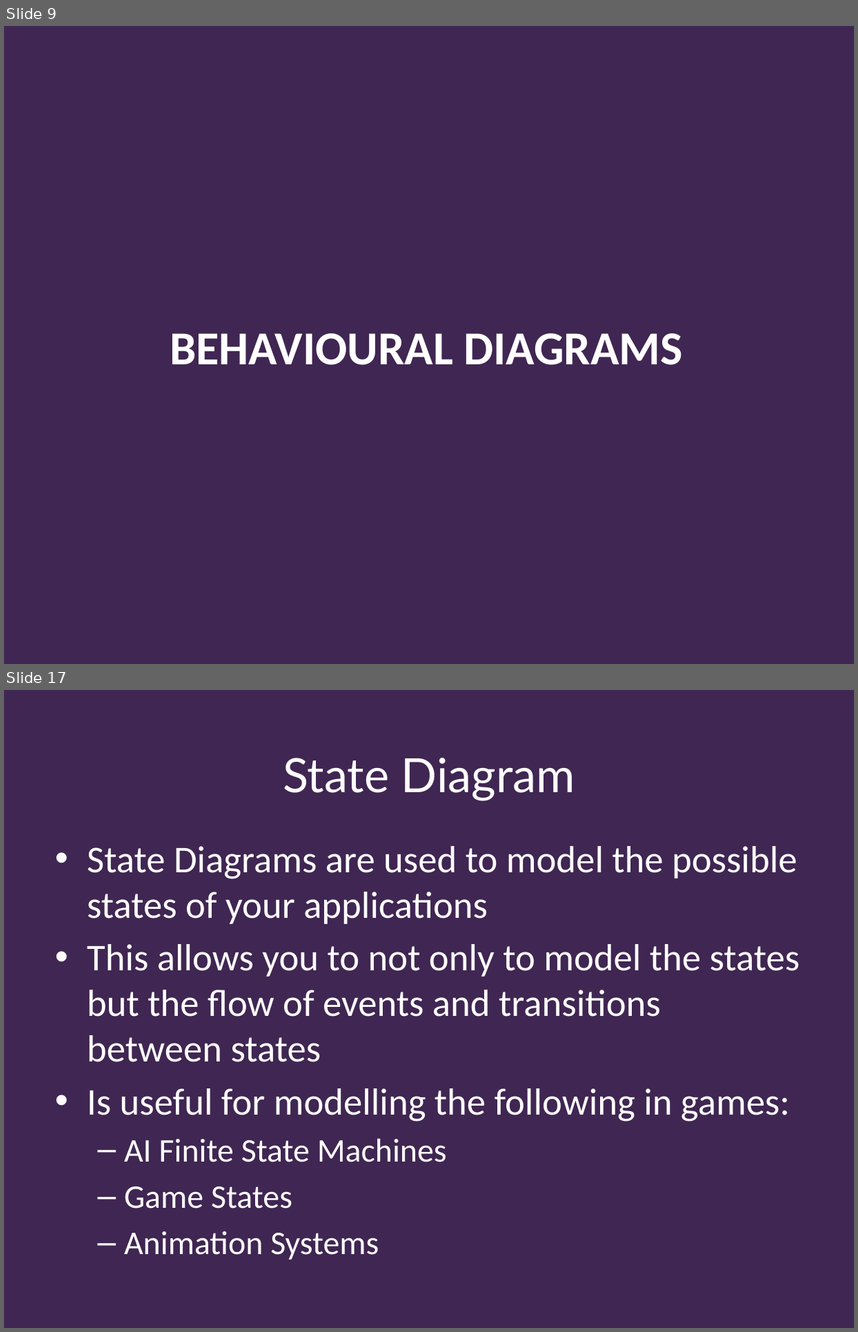
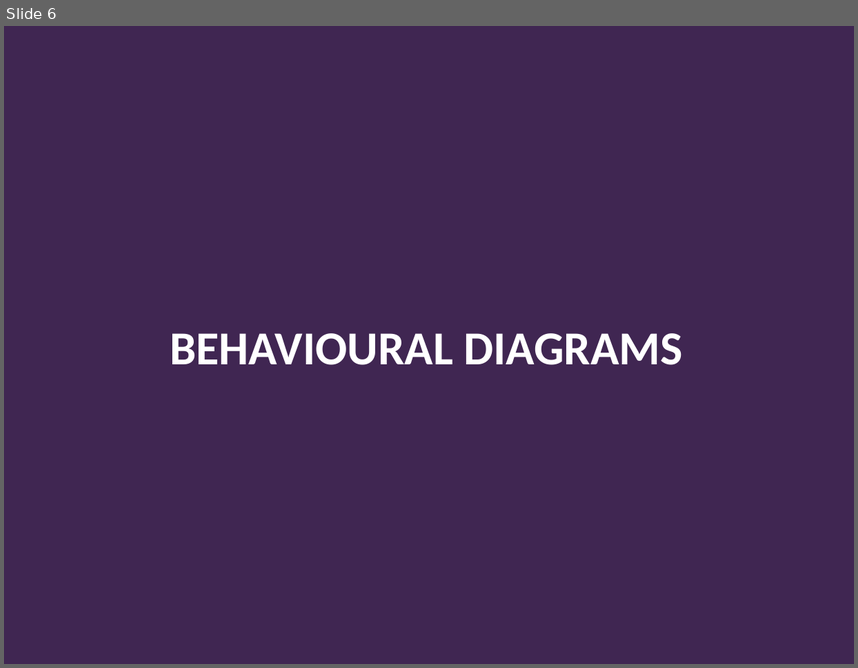
Before and after one commit to Falmouth-Games-Academy/bsc-course-materials, a slide deck: COMP140/05/2019-20-COMP140-05-lecture.pptx. Shown one above the other, each under a label of ours: slides 9 and 17 before the commit, slide 6 after it; the slides between them are not shown. The pictures are 858x1332 and 858x668 pixels, drawn with LibreOffice and Linux fonts; fonts in the diff are those of the drawing; background and template pictures are left out. Boxes give left, top, right and bottom in pixels: in the first picture for what was removed or moved away, otherwise in the second. Text is boxed around its words. In the diff, an @@ line names an element or a change of style, - is before the commit and + after.

```diff
--- a/COMP140/05/2019-20-COMP140-05-lecture.pptx
+++ b/COMP140/05/2019-20-COMP140-05-lecture.pptx
@@ slide 17 removed at [4,690,854,1328], background #402652 @@
@@ title removed at [283,758,575,801] @@
-State Diagram
@@ text removed at [87,846,800,1259] @@
-• State Diagrams are used to model the possible states of your applications
-• This allows you to not only to model the states but the flow of events and transitions between states
-• Is useful for modelling the following in games:
-  – AI Finite State Machines
-  – Game States
-  – Animation Systems
@@ what was slide 9 is now slide 6 @@
```
Also in this commit, not shown: 4 slides changed, 1 slide added, 28 other slides removed, 24 other files.
